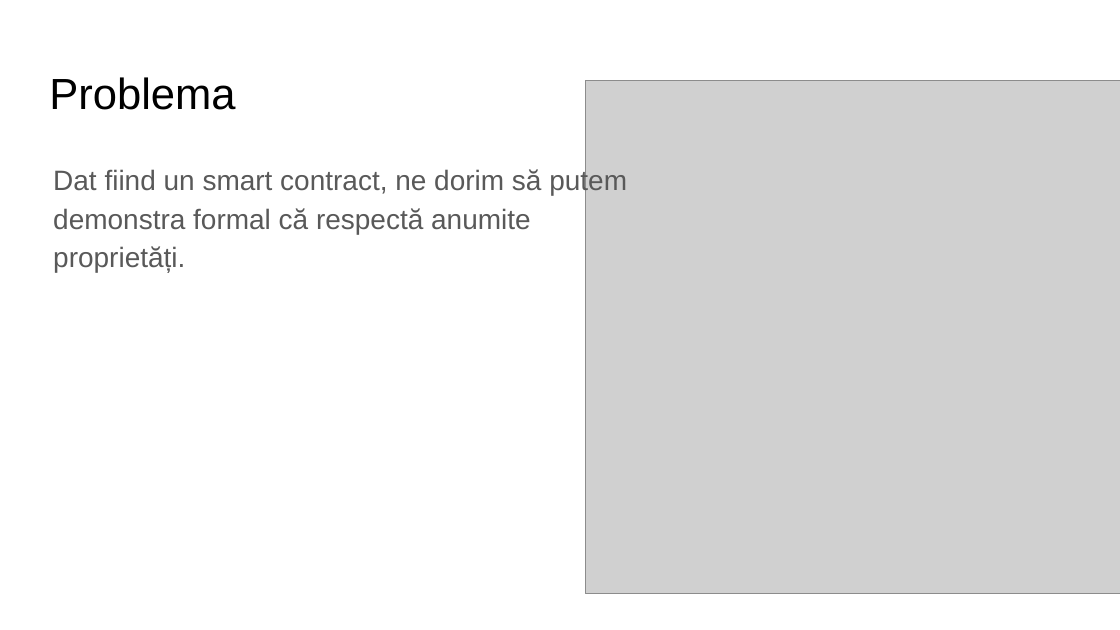
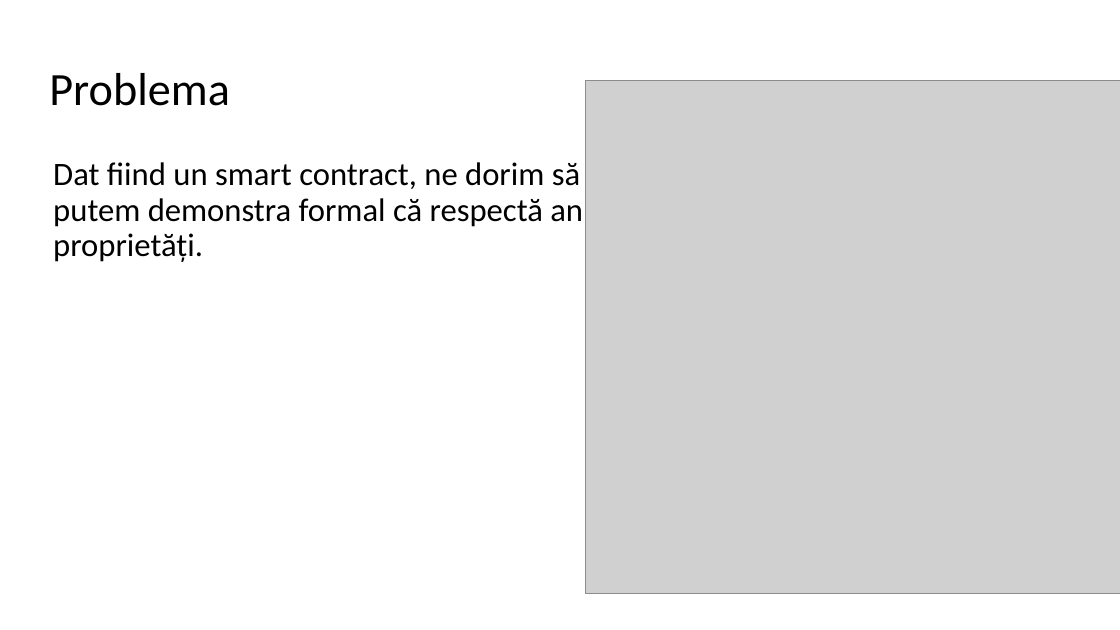
Before and after one commit to CatalinPJ/Licenta2018JoldescuCatalinPetronel, a slide deck: slide 3 of Joldescu Petronel _ prezentare.pptx. Drawn at 1120x630 pixels with LibreOffice and Linux fonts; fonts in the diff are those of the drawing; grey boxes stand for pictures. Boxes give left, top, right and bottom in pixels: in the first picture for what was removed or moved away, otherwise in the second. Text is boxed around its words. In the diff, an @@ line names an element or a change of style, - is before the commit and + after.

```diff
--- a/Joldescu Petronel _ prezentare.pptx
+++ b/Joldescu Petronel _ prezentare.pptx
@@ title "Problema" at (x1=49, y1=73, x2=230, y2=106): size 28 to 29.7 pt, font Arial to Calibri; line spacing 1 to 0.9 @@
@@ text "Dat fiind un smart contract, ..." at (x1=53, y1=162, x2=660, y2=262): size 18 to 21 pt, font Arial to Calibri, text colour #595959 to #000000; line spacing 1.15 to 0.9 @@
```
Also in this commit, not shown: 9 other slides changed, 4 slides added, 32 other files.
